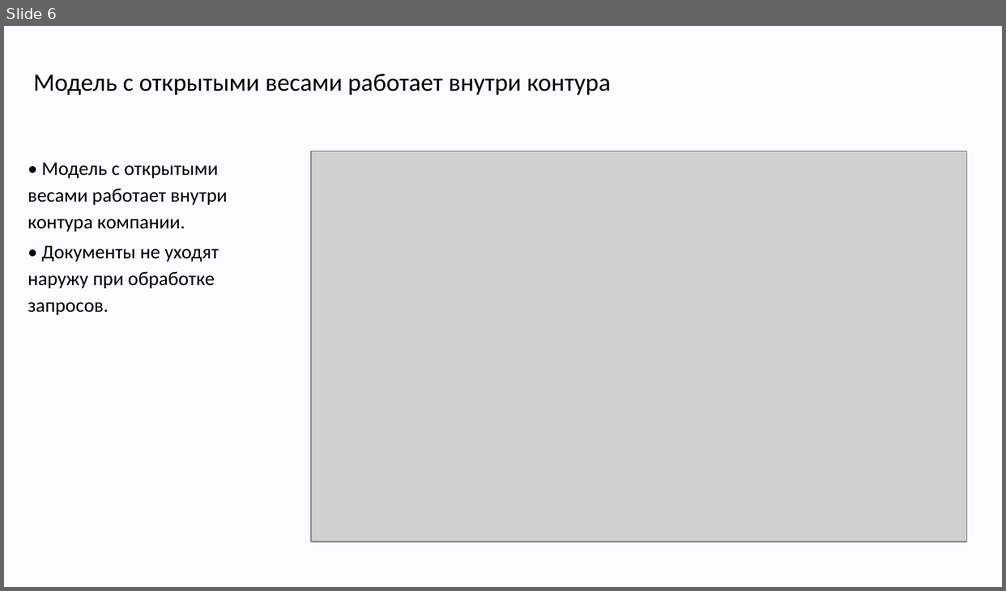
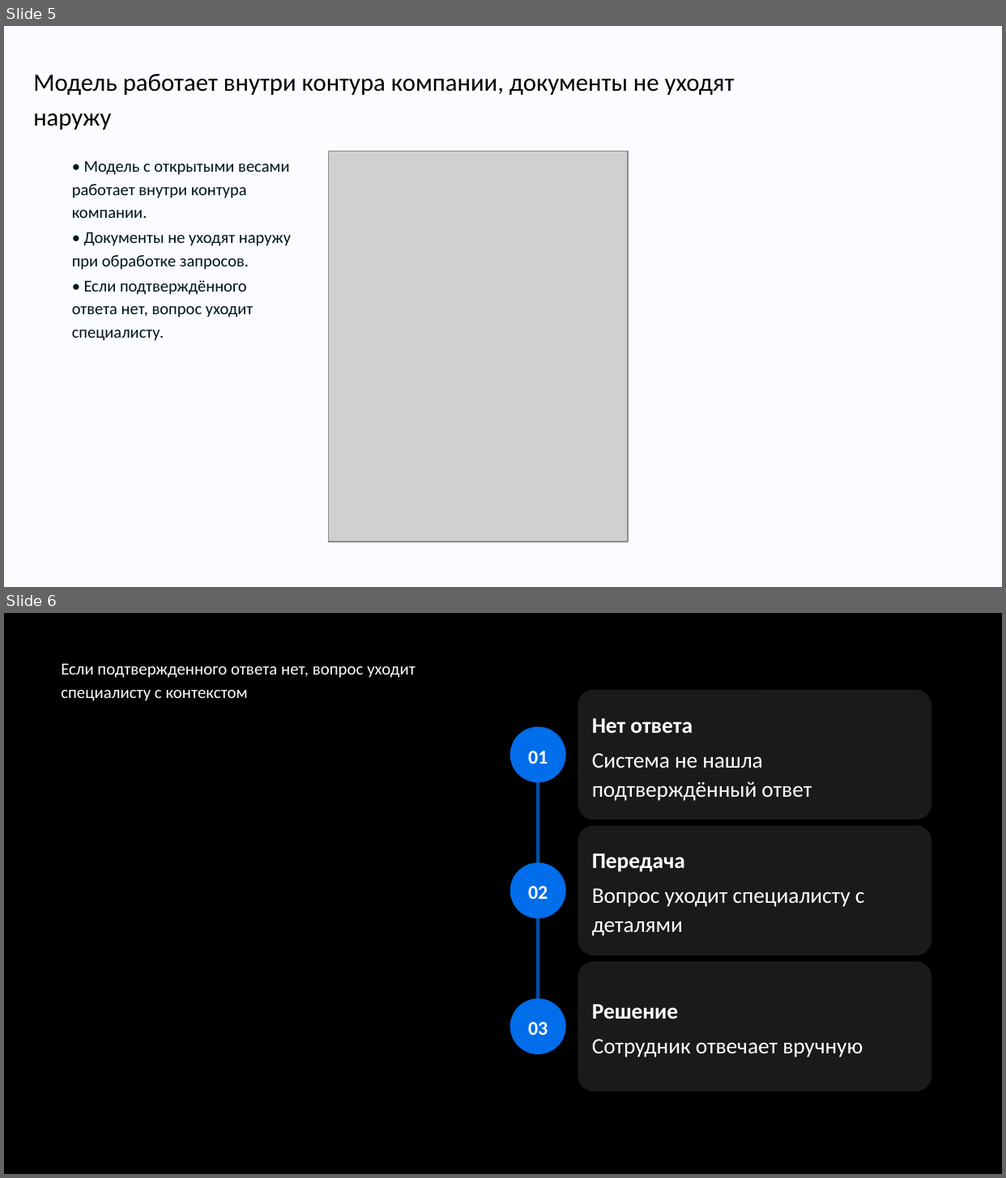
Before and after one commit to temurysega/lct_vk, a slide deck: deliverables/vk-tech-focus.pptx. Shown one above the other, each under a label of ours: slide 6 before the commit, slides 5 and 6 after it. The pictures are 1006x591 and 1006x1178 pixels, drawn with LibreOffice and Linux fonts; fonts in the diff are those of the drawing; grey boxes stand for pictures; background and template pictures are left out. Boxes give left, top, right and bottom in pixels: in the first picture for what was removed or moved away, otherwise in the second. Text is boxed around its words. In the diff, an @@ line names an element or a change of style, - is before the commit and + after.

```diff
--- a/deliverables/vk-tech-focus.pptx
+++ b/deliverables/vk-tech-focus.pptx
@@ slide 6 added at (4,613,1002,1174), background picture (left out) @@
@@ title added at (61,663,415,701), 12.2 pt, text #FAFCFF @@
+Если подтвержденного ответа нет, вопрос уходит специалисту с контекстом
@@ group added at (510,690,931,1091): 3 ellipses, 3 rounded rectangles, 3 texts, 1 rectangle @@
+01
+Нет ответа
+Система не нашла подтверждённый ответ
+02
+Передача
+Вопрос уходит специалисту с деталями
+03
+Решение
+Сотрудник отвечает вручную
@@ what was slide 6 is now slide 5 @@
@@ slide 5 changed as well @@
@@ title at (33,74,735,130): text changed @@
-Модель с открытыми весами работает внутри контура
+Модель работает внутри контура компании, документы не уходят наружу
@@ text "• Модель с открытыми весами ...": place and size @@
-text "• Модель с открытыми весами ..." at (27,162,228,315)
+text "• Модель с открытыми весами ..." at (72,161,291,341)
@@ text at (72,161,291,270): size 14 to 12 pt, text colour #000000 to #001515 in "• Модель с открытыми весами работает внутри ...", "• Документы не уходят наружу при обработке ..." @@
@@ picture: place and size @@
-picture at (311,151,967,542)
+picture at (328,151,628,542)
@@ text at (72,280,253,341): paragraph added @@
+• Если подтверждённого ответа нет, вопрос уходит специалисту.
```
Also in this commit, not shown: 5 other slides changed, 3 other slides added, 6 slides removed, 30 other files.
